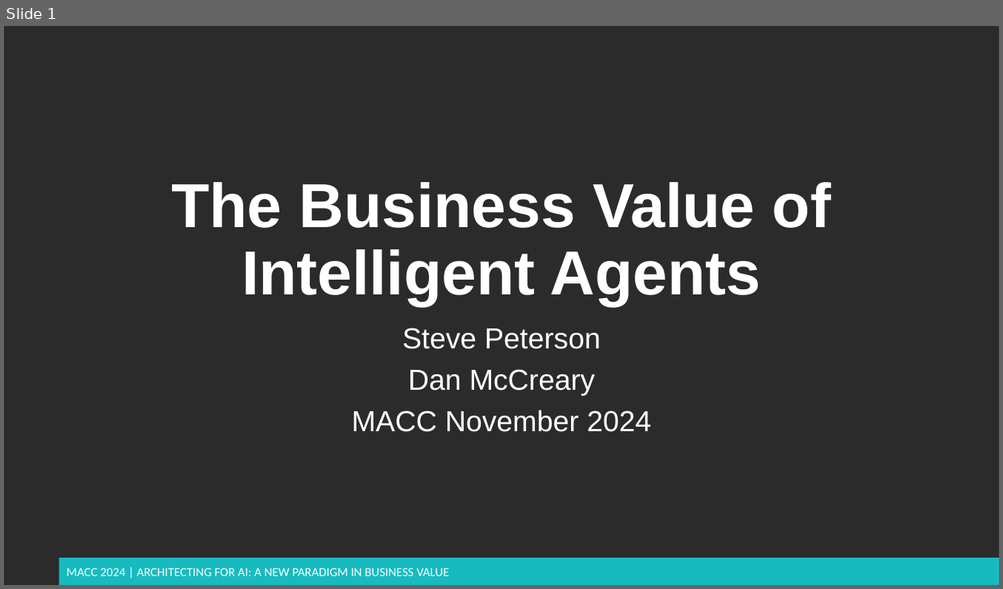
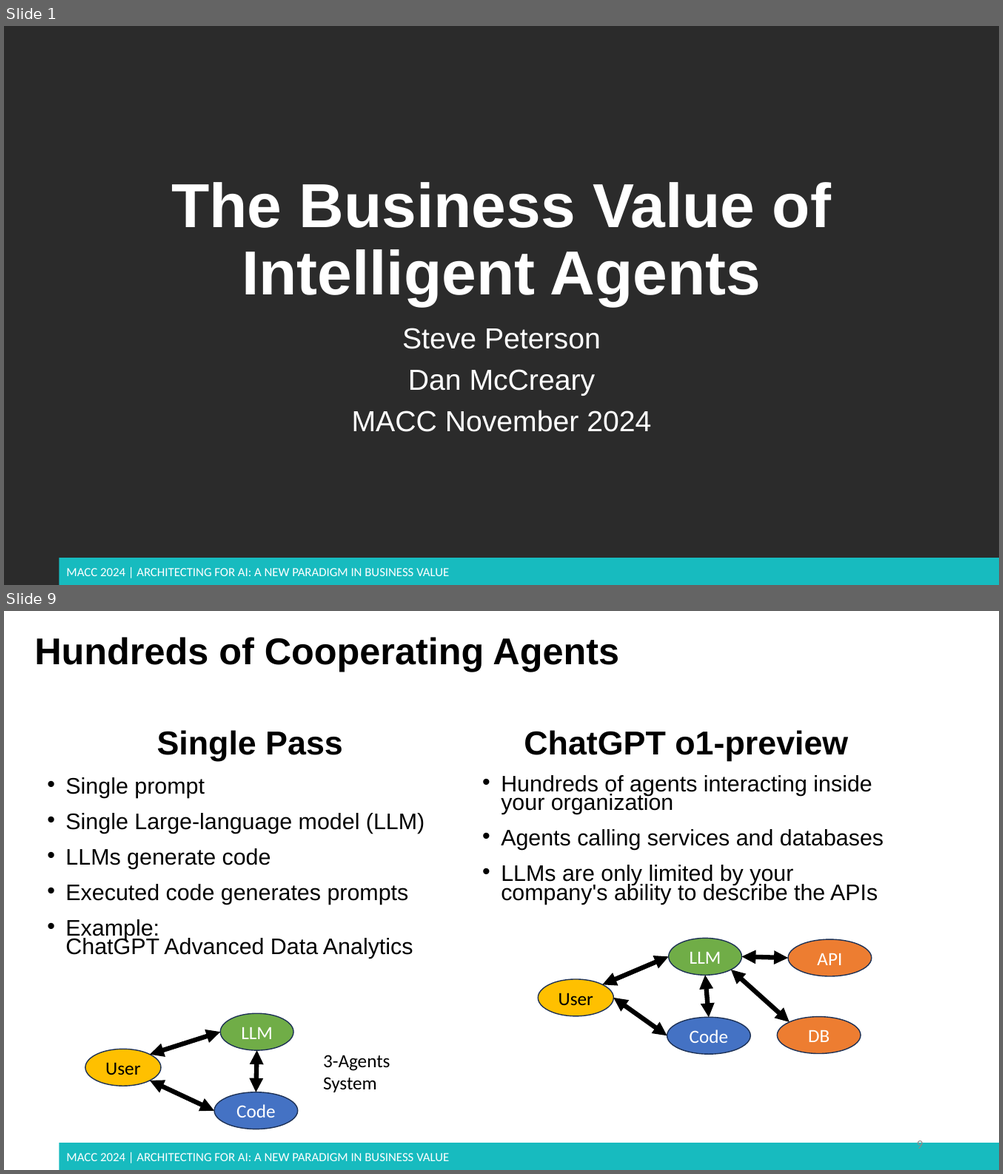
Before and after one commit to dmccreary/genai-arch-patterns, a slide deck: slides/MACC-2024-bv-of-agents.pptx. Shown one above the other, each under a label of ours: slide 1 before the commit, slides 1 and 9 after it; the slides between them are not shown. The pictures are 1003x589 and 1003x1174 pixels, drawn with LibreOffice and Linux fonts; fonts in the diff are those of the drawing; background and template pictures are left out; a plain dark background stands for a picture behind light text. Boxes give left, top, right and bottom in pixels: in the first picture for what was removed or moved away, otherwise in the second. Text is boxed around its words. In the diff, an @@ line names an element or a change of style, - is before the commit and + after.

```diff
--- a/slides/MACC-2024-bv-of-agents.pptx
+++ b/slides/MACC-2024-bv-of-agents.pptx
@@ slide 9 added at <box>4,611,999,1170</box>, background #FFFFFF; not listed: 2 template elements that a slide beside it also shows @@
@@ title added at <box>34,637,619,672</box>, 36 pt, text #000000, bold @@
+Hundreds of Cooperating Agents
@@ text added at <box>157,730,343,761</box>, 32 pt, text #000000, bold @@
+Single Pass
@@ text added at <box>523,730,848,761</box>, 32 pt, text #000000, bold @@
+ChatGPT o1-preview
@@ text added at <box>65,777,424,959</box>, 21.7 pt, text #000000 @@
+• Single prompt
+• Single Large-language model (LLM)
+• LLMs generate code
+• Executed code generates prompts
+• Example:
+  ChatGPT Advanced Data Analytics
@@ text added at <box>501,775,883,905</box>, 21.7 pt, text #000000 @@
+• Hundreds of agents interacting inside your organization
+• Agents calling services and databases
+• LLMs are only limited by your company's ability to describe the APIs
@@ ellipse added at <box>669,939,742,976</box>, fill #70AD47, outline #1E3256 1 pt, 18 pt, text #FFFFFF @@
+LLM
@@ ellipse added at <box>788,940,872,977</box>, fill #ED7D31, outline #1E3256 1 pt, 18 pt, text #FFFFFF @@
+API
@@ double arrow added from (603, 985) to (669, 957), #000000 4.5 pt @@
@@ double arrow added from (742, 957) to (788, 958), #000000 4.5 pt @@
@@ ellipse added at <box>538,980,614,1017</box>, fill #FFC000, outline #1E3256 1 pt, 18 pt, text #000000 @@
+User
@@ double arrow added from (706, 975) to (708, 1017), #000000 4.5 pt @@
@@ double arrow added from (731, 970) to (789, 1023), #000000 4.5 pt @@
@@ double arrow added from (614, 998) to (666, 1037), #000000 4.5 pt @@
@@ ellipse added at <box>220,1014,293,1051</box>, fill #70AD47, outline #1E3256 1 pt, 18 pt, text #FFFFFF @@
+LLM
@@ ellipse added at <box>666,1017,750,1055</box>, fill #4472C4, outline #1E3256 1 pt, 18 pt, text #FFFFFF @@
+Code
@@ ellipse added at <box>777,1017,860,1054</box>, fill #ED7D31, outline #1E3256 1 pt, 18 pt, text #FFFFFF @@
+DB
@@ ellipse added at <box>85,1050,161,1087</box>, fill #FFC000, outline #1E3256 1 pt, 18 pt, text #000000 @@
+User
@@ double arrow added from (150, 1055) to (220, 1033), #000000 4.5 pt @@
@@ double arrow added from (257, 1051) to (256, 1093), #000000 4.5 pt @@
@@ text added at <box>323,1055,390,1093</box>, 18 pt, text #000000 @@
+3-Agents
+System
@@ double arrow added from (150, 1081) to (214, 1111), #000000 4.5 pt @@
@@ ellipse added at <box>214,1093,298,1130</box>, fill #4472C4, outline #1E3256 1 pt, 18 pt, text #FFFFFF @@
+Code
@@ page number added at <box>916,1139,922,1149</box>, 12 pt, text #8C8C8C @@
+9
```
Also in this commit, not shown: 9 slides changed, 9 other slides added, 1 slide removed, 7 other files.
